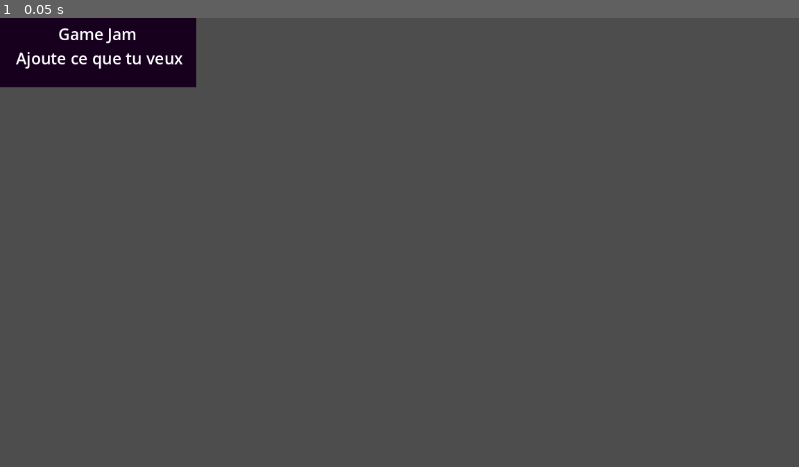
Above: before the commit, frame 1.
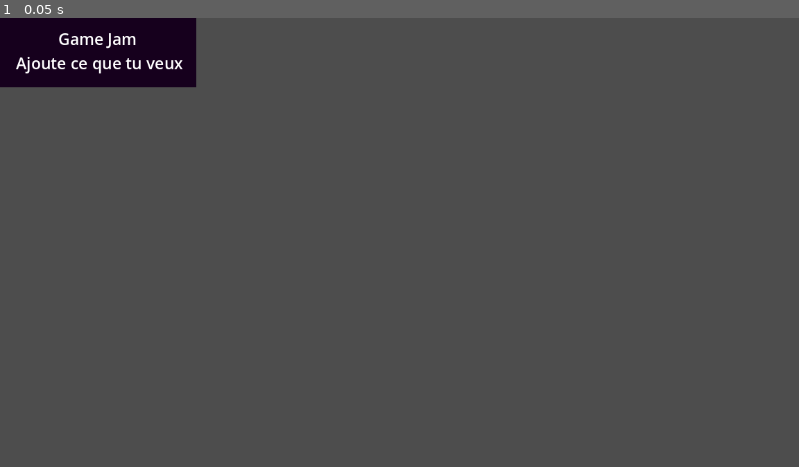
Above: after the commit, the same moment.

Repository: t0qen/gamejam-baudo
Game: Godot game, scene res://training/main.tscn
Two runs of this game, one before a commit and one after it. Both use one fixed random seed, a clock stepped at 60 frames per second and the inputs below. The project has no main scene, so this scene is started directly.
Inputs:
- Up to frame 1 (0.05 s): no input

The runs differ from the first frame. In frame 1, 0.6% of the frame differs, in the area x 2-23%, y 2-13%.

Commit message:
ajout des dossiers

Diff:
--- a/project.godot
+++ b/project.godot
@@ -11,7 +11,7 @@
 [application]
 
 config/name="GameJam Baudo"
-config/features=PackedStringArray("4.4", "GL Compatibility")
+config/features=PackedStringArray("4.3", "GL Compatibility")
 config/icon="res://icon.svg"
 
 [rendering]
--- a/training/main.gd
+++ b/training/main.gd
@@ -1,7 +1,7 @@
 extends Node2D
 
 func _ready() -> void:
-    pass
+	pass
 
 func _process(delta: float) -> void:
-    pass
+	pass
--- a/training/main.tscn
+++ b/training/main.tscn
@@ -22,9 +22,9 @@
 
 [node name="Label" type="Label" parent="."]
 offset_left = 23.0
-offset_top = 7.0
-offset_right = 243.0
-offset_bottom = 77.0
+offset_top = 14.0
+offset_right = 263.0
+offset_bottom = 84.0
 text = "Game Jam
 Ajoute ce que tu veux"
 label_settings = SubResource("LabelSettings_u13ya")
Not shown: 1 places in training/main.tscn that only renumber resources
